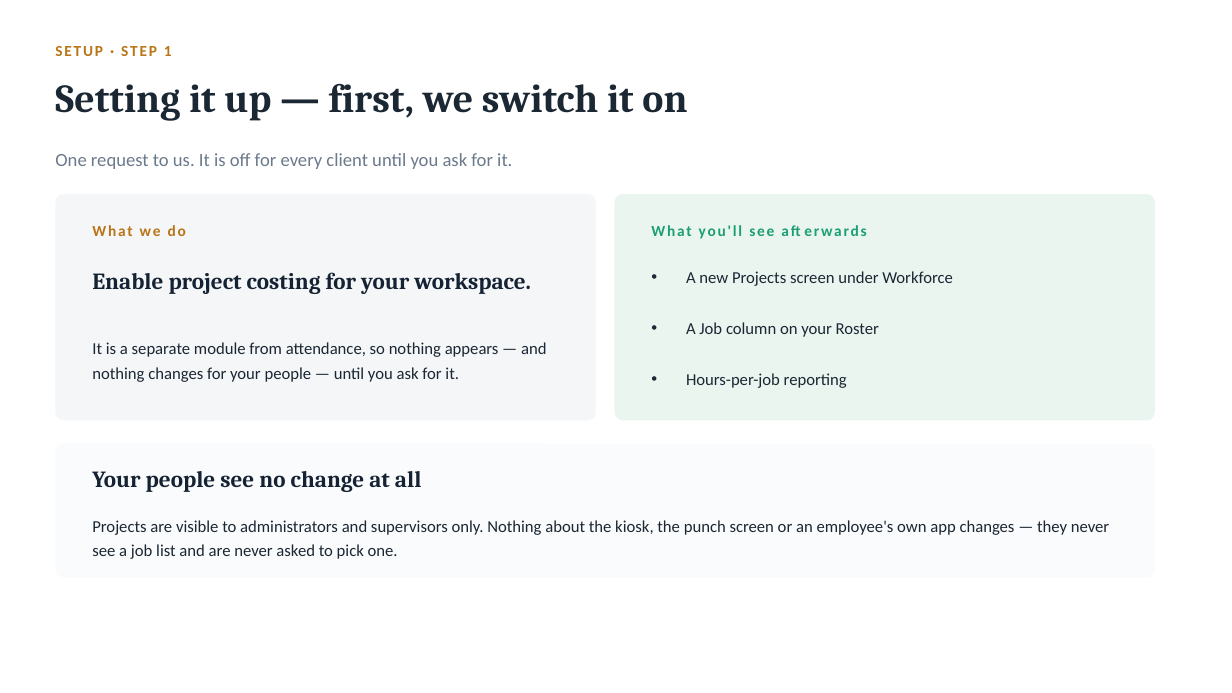
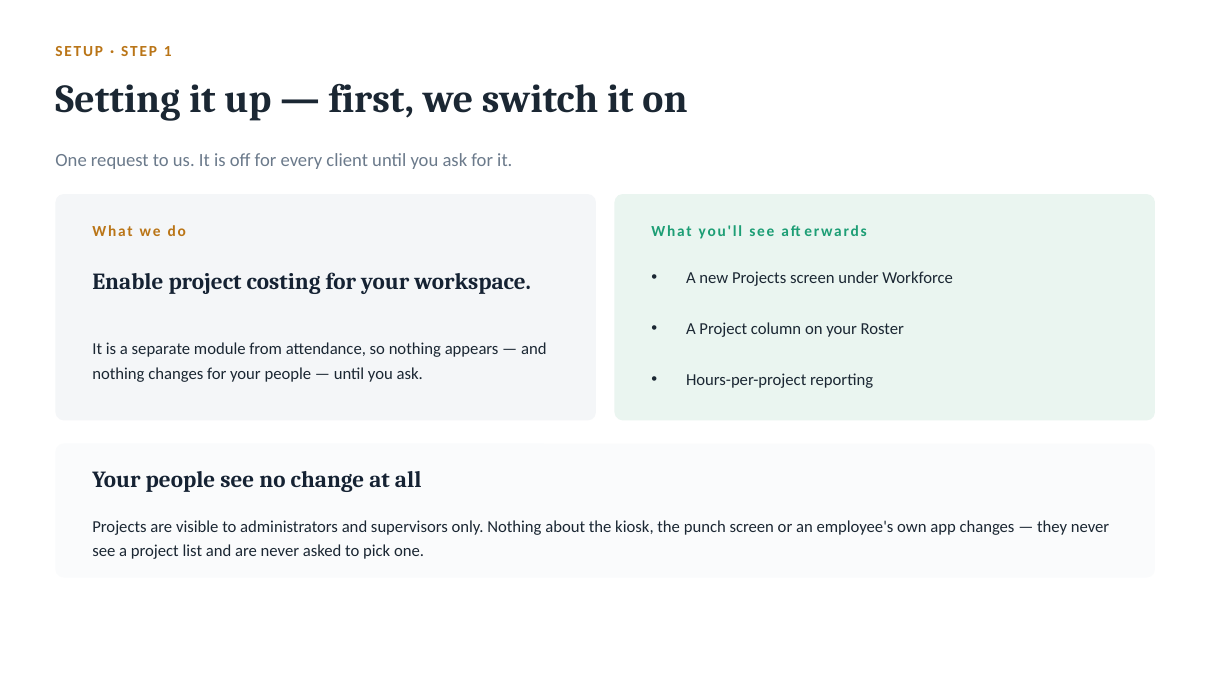
Before and after one commit to iammuniraa-wq/bpmsquare-app, a slide deck: slide 9 of docs/BPMSquare_WFM_Project_Costing.pptx (slide 8 before the commit). Drawn at 1232x693 pixels with LibreOffice and Linux fonts; fonts in the diff are those of the drawing. Boxes give left, top, right and bottom in pixels: in the first picture for what was removed or moved away, otherwise in the second. Text is boxed around its words. In the diff, an @@ line names an element or a change of style, - is before the commit and + after.

```diff
--- a/docs/BPMSquare_WFM_Project_Costing.pptx
+++ b/docs/BPMSquare_WFM_Project_Costing.pptx
@@ text at box(686, 322, 904, 337): text changed @@
-• A Job column on your Roster
+• A Project column on your Roster
@@ text at box(92, 342, 546, 382): text changed @@
-It is a separate module from attendance, so nothing appears — and nothing changes for your people — until you ask for it.
+It is a separate module from attendance, so nothing appears — and nothing changes for your people — until you ask.
@@ text at box(686, 373, 873, 388): text changed @@
-• Hours-per-job reporting
+• Hours-per-project reporting
@@ text at box(92, 520, 1109, 559): text changed @@
-Projects are visible to administrators and supervisors only. Nothing about the kiosk, the punch screen or an employee's own app changes — they never see a job list and are never asked to pick one.
+Projects are visible to administrators and supervisors only. Nothing about the kiosk, the punch screen or an employee's own app changes — they never see a project list and are never asked to pick one.
```
Also in this commit, not shown: 10 other slides changed, 3 slides added, 2 slides removed.
